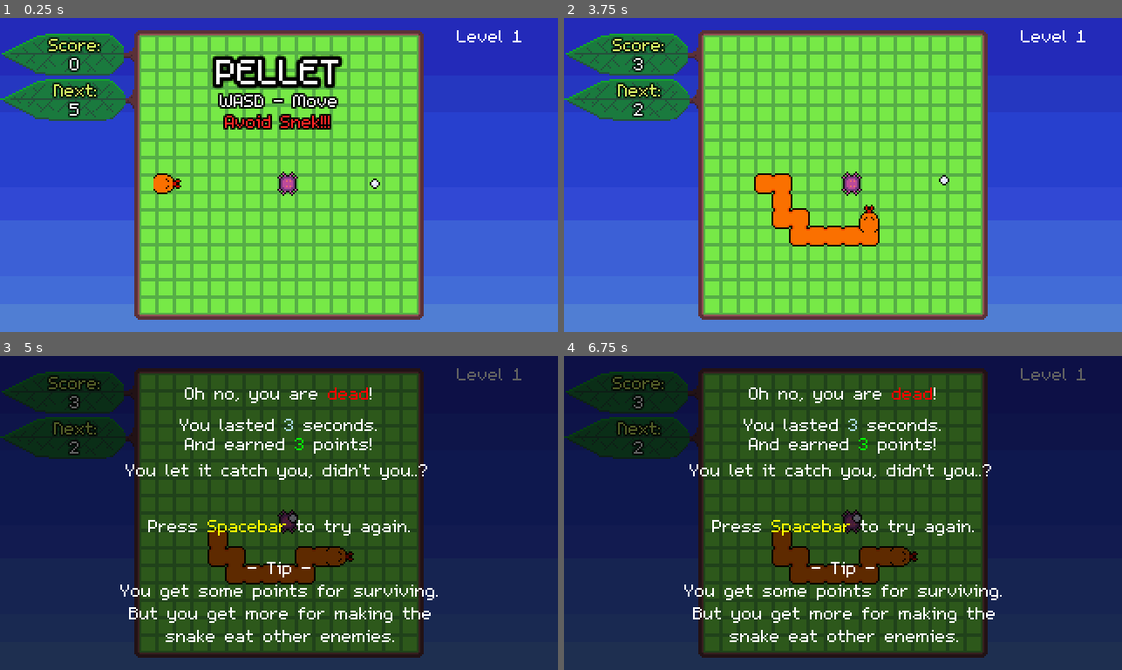
Above: before the commit, frames 1-4 (two rows, left to right).
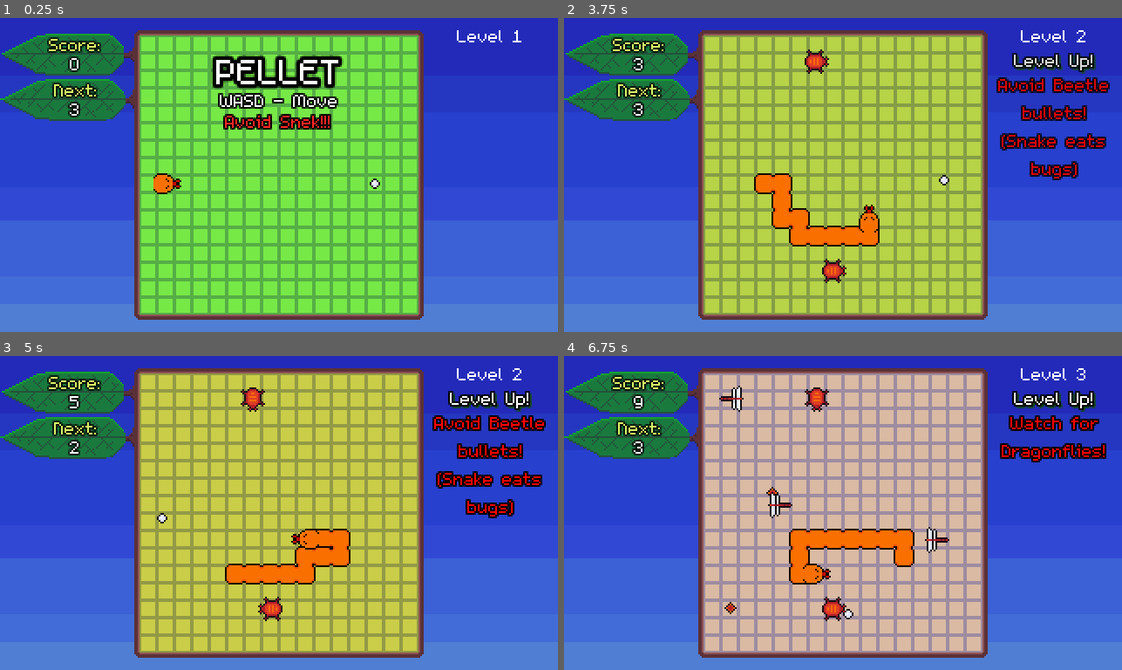
Above: after the commit, the same moments.

Repository: bdunko/Pellet
Game: Godot game, scene res://main.tscn
Two runs of this game, one before a commit and one after it. Both use one fixed random seed, a clock stepped at 60 frames per second and the inputs below.
Inputs:
- Up to frame 1 (0.25 s): no input
- Up to frame 2 (3.75 s): tap Enter at 0.5 s; hold D (right) 0.53-1.28 s; hold S (down) 1.28-2.03 s; hold D (right) 2.03-2.78 s; hold W (up) 2.78-3.53 s; hold A (left) from 3.53 s (still down)
- Up to frame 3 (5 s): keep holding A (left)
- Up to frame 4 (6.75 s): release A (left) at 5.03 s; hold S (down) 5.03-5.78 s; hold D (right) 5.78-6.53 s; hold W (up) from 6.53 s (still down)

The runs differ from the first frame. In frame 1, 0.3% of the frame differs, in the area x 12-54%, y 26-57%; in frame 2, 45%; in frame 3, 99%; in frame 4, 99%, in the area x 0-100%, y 0-100%.

Commit message:
Spiderspawn

Diff:
--- a/main.gd
+++ b/main.gd
@@ -31,7 +31,7 @@
 
 #                    0,  1   2   3   4   5   6   7   8   9   10  11, 12
 #                    -1  5  15  15 15 20 20 20 25 25 25 30 30
-const LEVEL_TIMES = [-1, 5, 15, 2, 2, 2, 2, 2, 2, 3, 3, 3, 3]
+const LEVEL_TIMES = [-1, 3, 3, 3, 3, 3, 3, 3, 2, 3, 3, 3, 3]
 var MAX_LEVEL = LEVEL_TIMES.size()
 var MAX_LEVEL_TIME = 40
 
@@ -71,7 +71,7 @@
 const DRAGONFLY = preload("res://dragonfly.tscn")
 const DRAGONFLY_SPAWN = SpawnMode.GRID
 const SPIDER = preload("res://spider.tscn")
-const SPIDER_SPAWN = SpawnMode.GRID
+const SPIDER_SPAWN = SpawnMode.GRID_NO_BORDER
 # HORNET
 const HORNET_SPAWN = SpawnMode.BOTTOM
 # ANTS
@@ -186,6 +186,9 @@
 			spawn_count += 1
 	if level >= 2:
 		_spawn_rand_enemies(spawn_count - forced_spawns)
+	if level >= 5:
+		for i in ceil(spawn_count/5.0):
+			_spawn_enemy(SPIDER, SPIDER_SPAWN)
 
 func _commentary_for_score():
 	var comment = ""
--- a/main.tscn
+++ b/main.tscn
@@ -14,7 +14,6 @@
 [ext_resource type="Texture2D" uid="uid://cay5ftkmugouq" path="res://assets/sky_morning.png" id="6_7fbtx"]
 [ext_resource type="PackedScene" uid="uid://xe84in6ej3m7" path="res://pellet.tscn" id="6_dvu1o"]
 [ext_resource type="PackedScene" uid="uid://de227doiyv2qb" path="res://snake.tscn" id="7_ertux"]
-[ext_resource type="PackedScene" uid="uid://bxbfstit6butu" path="res://spider.tscn" id="10_xxyul"]
 
 [sub_resource type="RectangleShape2D" id="RectangleShape2D_ji84y"]
 size = Vector2(4.5, 166)
@@ -283,9 +282,6 @@
 z_index = 500
 position = Vector2(96, 95)
 
-[node name="Spider" parent="." instance=ExtResource("10_xxyul")]
-position = Vector2(165, 95)
-
 [connection signal="timeout" from="NextLevelInfo/Timer" to="NextLevelInfo" method="_on_timer_timeout"]
 [connection signal="dead" from="Pellet" to="." method="_on_pellet_dead"]
 [connection signal="moved" from="Pellet" to="." method="_on_pellet_moved"]
--- a/snake.gd
+++ b/snake.gd
@@ -186,7 +186,7 @@
 func enable():
 	_enabled = true
 
-const POISON_SEGMENTS_REMOVED = 5
+const POISON_SEGMENTS_REMOVED = 4
 func _on_bug_body_entered(body):
 	if body.has_method("poison"): # terrible $HACK$
 		for i in range(0, POISON_SEGMENTS_REMOVED):
--- a/spider.gd
+++ b/spider.gd
@@ -12,6 +12,9 @@
 	if roll == 3:
 		rotation_degrees = 0
 
+func disable():
+	pass
+
 # Terrible $HACK$
 func poison():
 	pass
Not shown: 1 places in main.tscn that only renumber resources
